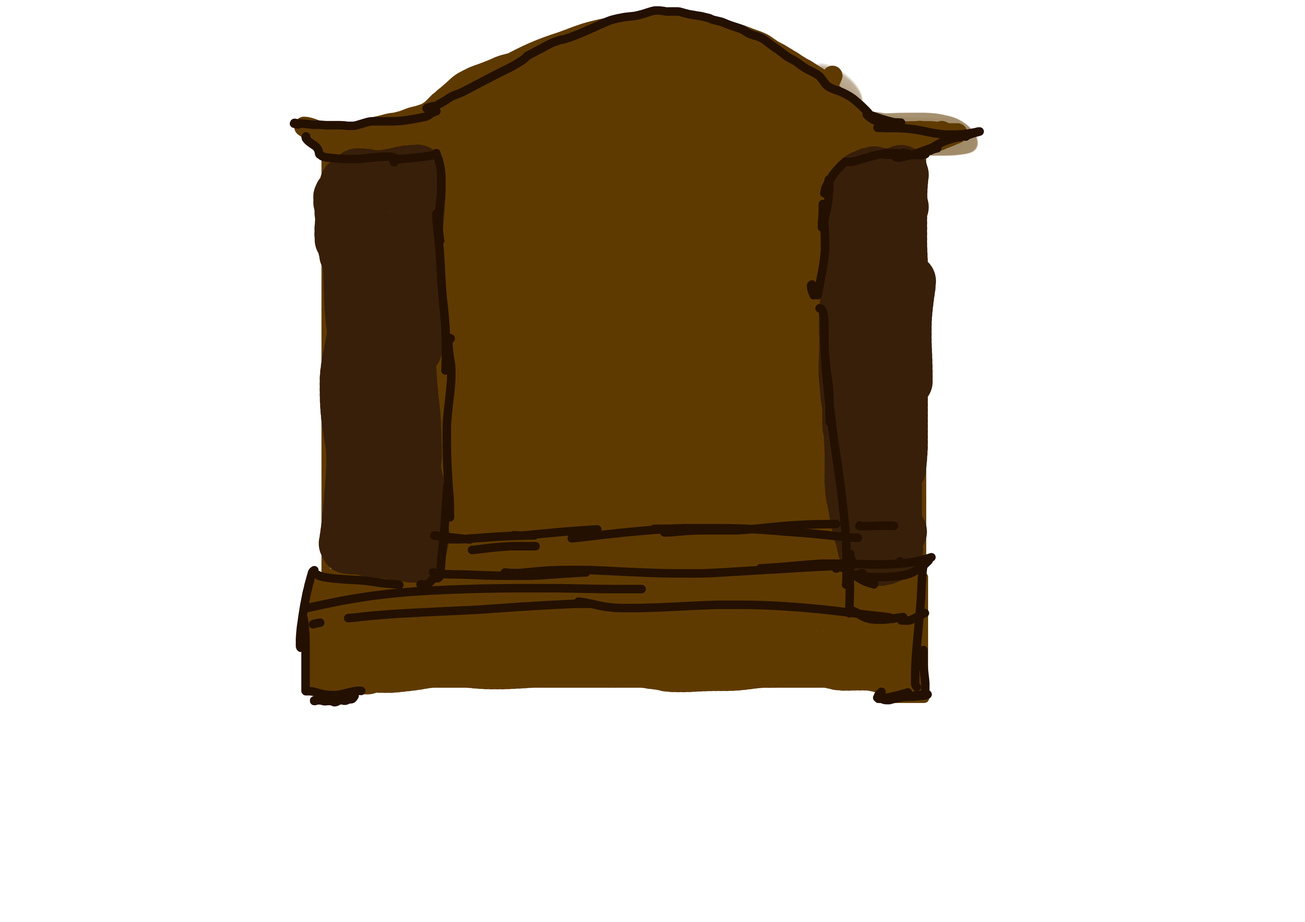
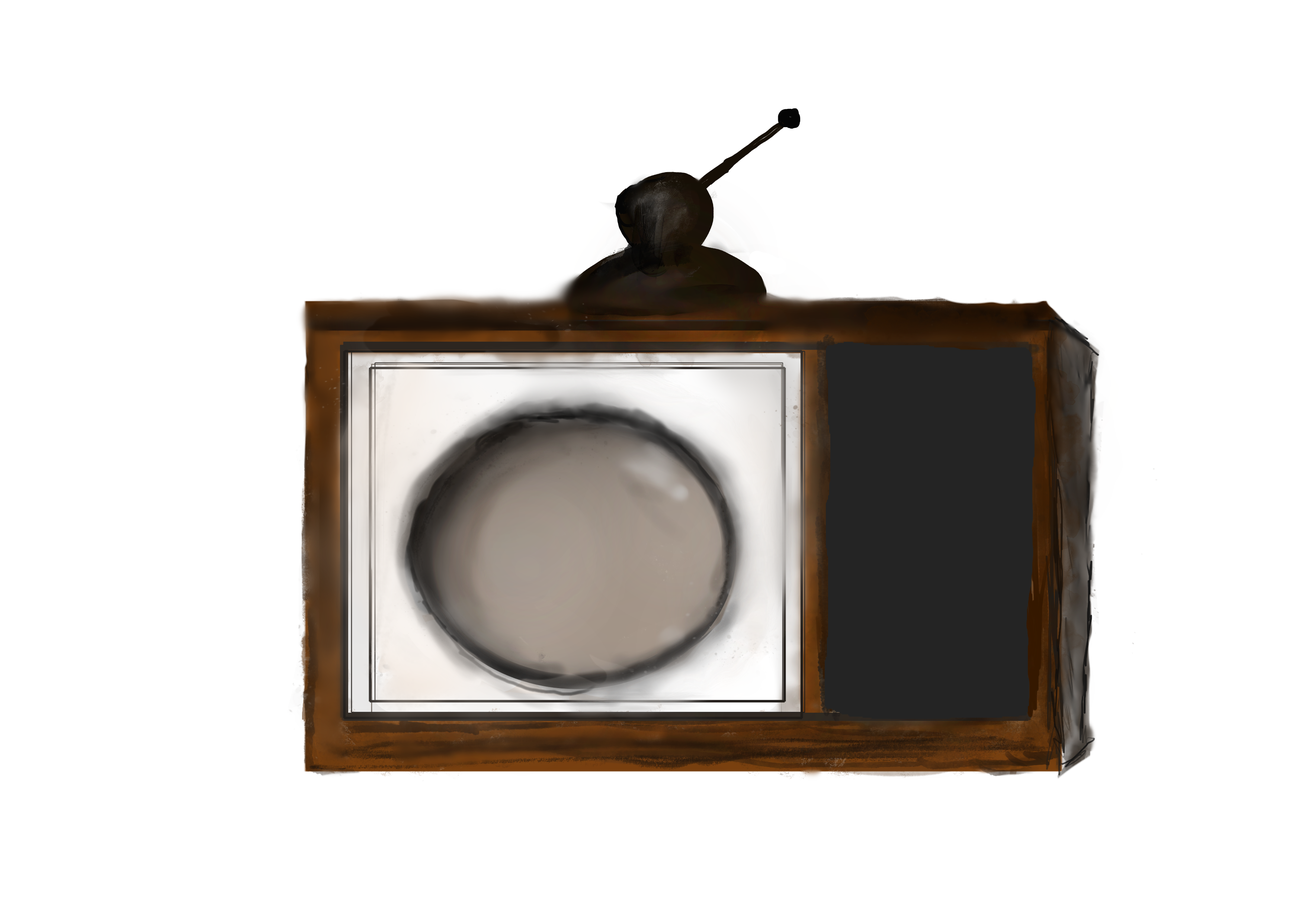
Two versions of the same layered image (1305×922). Layer-by-layer changes:
removed layer "Paint Layer 1" over left=288, top=5, right=1000, bottom=715
added layer "with gaps" above "front" over left=288, top=5, right=1158, bottom=782
added layer "backgorund" over left=309, top=309, right=1072, bottom=762
